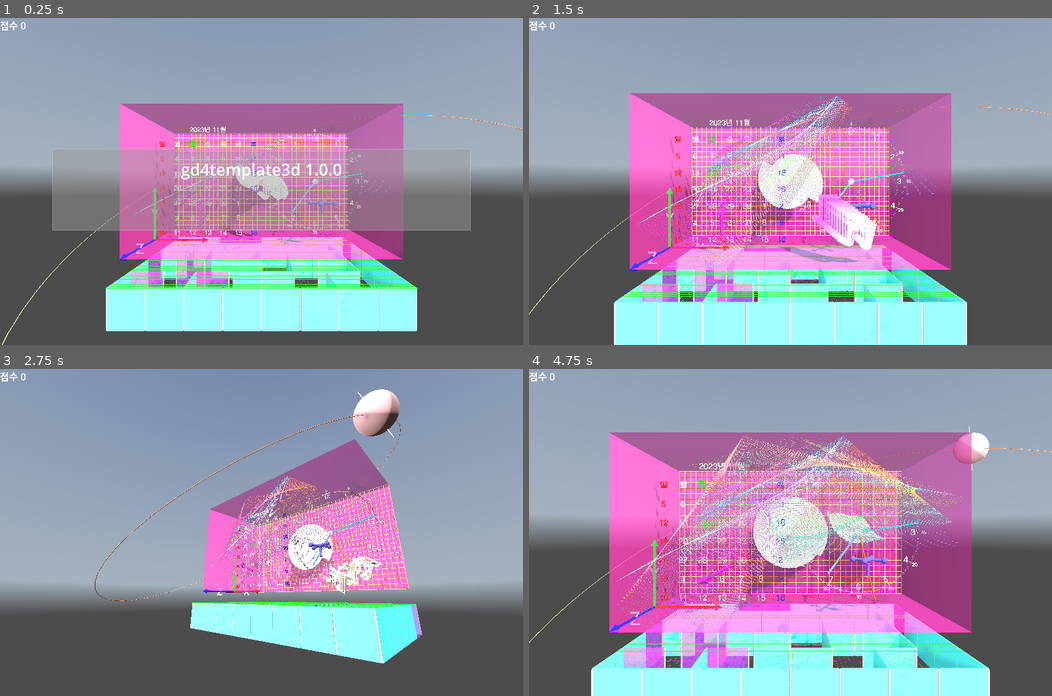
Above: before the commit, frames 1-4 (two rows, left to right).
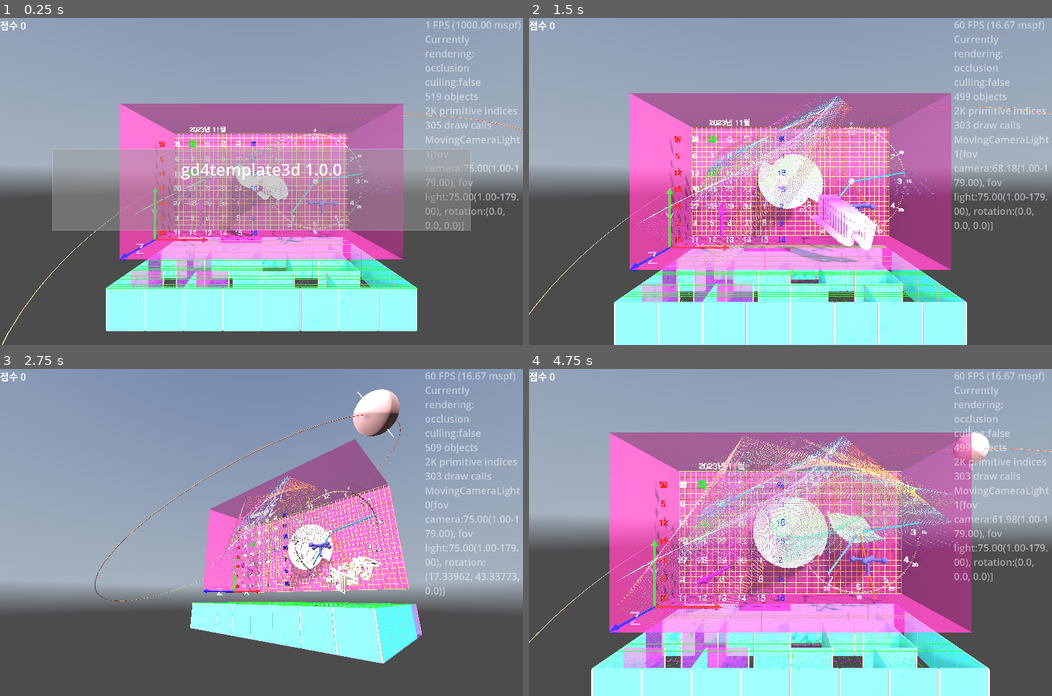
Above: after the commit, the same moments.

Repository: kasworld/gd4template3d
Game: Godot game, scene res://main.tscn
The game is run twice, just before and just after one commit, with the same random seed, the same clock (stepped at 60 frames per second) and the same inputs. A sky picture missing from this copy of the repository is replaced by a grey-blue gradient.
Inputs (mouse positions are in pixels of both pictures, inside the frame that each line leads up to):
- Up to frame 1 (0.25 s): no input
- Up to frame 2 (1.5 s): tap Enter at 0.5, 0.6 s; move the mouse to (905, 165) at 0.52 s; click (905, 165) at 0.67 s; move the mouse to (685, 197) at 1.27 s; tap Delete at 1.35 s; click (685, 197) at 1.42 s
- Up to frame 3 (2.75 s): move the mouse to (313, 460) at 2.02 s; tap Enter at 2.1 s; click (313, 460) at 2.17 s
- Up to frame 4 (4.75 s): move the mouse to (764, 597) at 2.77 s; tap Delete at 2.85, 4.35 s; click (764, 597) at 2.92 s; move the mouse to (947, 581) at 3.52 s; tap Enter at 3.6 s; click (947, 581) at 3.67 s; move the mouse to (633, 483) at 4.27 s; click (633, 483) at 4.42 s

The runs differ from the first frame. In frame 1, 1.7% of the frame differs, in the area x 29-100%, y 1-77%; in frame 2, 2.0%; in frame 3, 1.9%; in frame 4, 2.2%, in the area x 22-100%, y 1-85%.

Commit message:
add label_demo

Diff:
--- a/main.gd
+++ b/main.gd
@@ -148,7 +148,7 @@
 
 func calendar_demo() -> void:
 	var ca = preload("res://calendar3d/calendar_3d.tscn").instantiate(
-		).init(WorldSize.x/2, WorldSize.y, 1, WorldSize.y/2.0 , false )
+		).init(WorldSize.x/2, WorldSize.y, 2, WorldSize.y/2.0 , false )
 	ca.rotate_y(PI/2)
 	ca.rotate_x(PI/2)
 	ca.position = Vector3(WorldSize.x/4,WorldSize.y/2,0)
@@ -156,7 +156,7 @@
 
 func clock_demo() -> void:
 	var ca = preload("res://analogclock3d/analog_clock_3d.tscn").instantiate(
-		).init(WorldSize.x/4, 1, WorldSize.y/2.0 ,9.0, false )
+		).init(WorldSize.x/4, 2, WorldSize.y/2.0 ,9.0, false )
 	ca.rotate_y(PI/2)
 	ca.rotate_x(PI/2)
 	ca.position = Vector3(WorldSize.x/4*3,WorldSize.y/2,0)
@@ -185,6 +185,22 @@
 func random_color()->Color:
 	return NamedColorList.color_list.pick_random()[0]
 
+func label_demo() -> void:
+	if $"오른쪽패널/LabelPerformance".visible:
+		$"오른쪽패널/LabelPerformance".text = """%d FPS (%.2f mspf)
+Currently rendering: occlusion culling:%s
+%d objects
+%dK primitive indices
+%d draw calls""" % [
+		Engine.get_frames_per_second(),1000.0 / Engine.get_frames_per_second(),
+		get_tree().root.use_occlusion_culling,
+		RenderingServer.get_rendering_info(RenderingServer.RENDERING_INFO_TOTAL_OBJECTS_IN_FRAME),
+		RenderingServer.get_rendering_info(RenderingServer.RENDERING_INFO_TOTAL_PRIMITIVES_IN_FRAME) * 0.001,
+		RenderingServer.get_rendering_info(RenderingServer.RENDERING_INFO_TOTAL_DRAW_CALLS_IN_FRAME),
+		]
+	if $"오른쪽패널/LabelInfo".visible:
+		$"오른쪽패널/LabelInfo".text = "%s" % [ MovingCameraLight.GetCurrentCamera() ]
+
 func on_viewport_size_changed():
 	pass
 
@@ -192,6 +208,7 @@
 	pass
 
 func _process(_delta: float) -> void:
+	label_demo()
 	main_animation.handle_animation()
 	if $MovingCameraLight.is_current_camera():
 		$MovingCameraLight.move_hober_around_z(WorldSize/2, (WorldSize.x+WorldSize.y)/2, WorldSize.length()*0.6 )
--- a/main.tscn
+++ b/main.tscn
@@ -69,6 +69,14 @@
 offset_bottom = 371.0
 theme = SubResource("Theme_h2yge")
 
+[node name="LabelPerformance" type="Label" parent="오른쪽패널"]
+layout_mode = 2
+autowrap_mode = 3
+
+[node name="LabelInfo" type="Label" parent="오른쪽패널"]
+layout_mode = 2
+autowrap_mode = 3
+
 [node name="WallBox" type="MeshInstance3D" parent="."]
 mesh = SubResource("BoxMesh_ig7tw")
 
